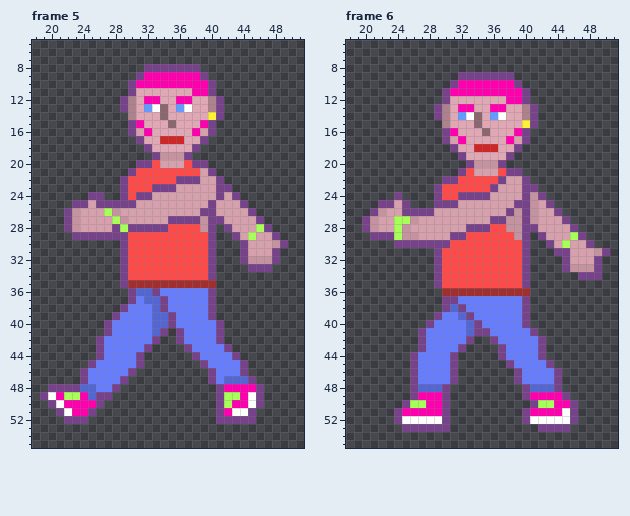
File history of a pixel-art file, art/characters/ölef_walking_left.aseprite. The first picture shows the starting point.
64x64 pixels, 8 frames. Shown: frame 5: x 18..51, y 5..55; frame 6: x 18..51, y 5..55. The commit also changed other frames, which this record leaves out.
The same view after the edit:
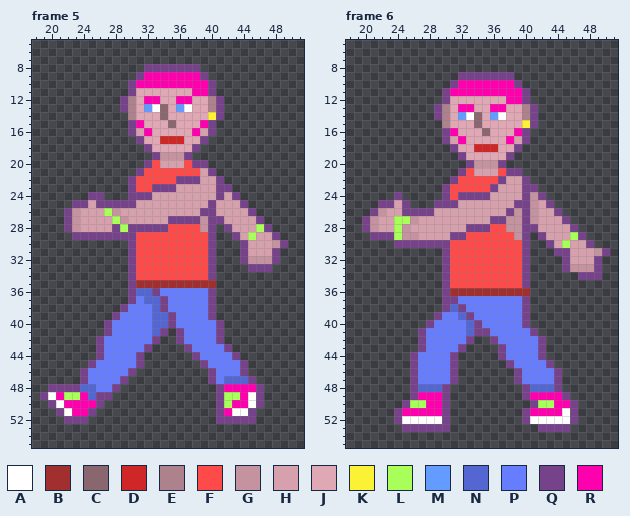
Palette (. is transparent): A #ffffff  B #a12f2f  C #8a676f  D #cf2727  E #ad828c  F #ff4a4a  G #c4939f  H #d6a1ad  J #e0a8b5  K #fbf236  L #a9ff59  M #639bff  N #5466d1  P #667dff  Q #76428a  R #ff00ae
What changed:
Changed rows in their new state; - is an unchanged pixel.
Frame 5:
first column x 29:
20 --.
21 -.Q
22 .Q-
23 .Q-
24 .Q-
first column x 29:
29 -Q
30 .Q
31 .Q
32 .Q
33 .Q
34 .Q
35 .Q
Frame 6:
first column x 29:
22 -.
23 .Q
24 .Q
first column x 29:
31 .Q
32 .Q
33 .Q
34 .Q
35 .Q
36 -Q
Where, in picture pixels (left, top, right, bottom), the same in both pictures:
changed: (120, 160, 144, 200)
changed: (120, 232, 136, 288)
changed: (434, 176, 450, 200)
changed: (434, 248, 450, 296)
